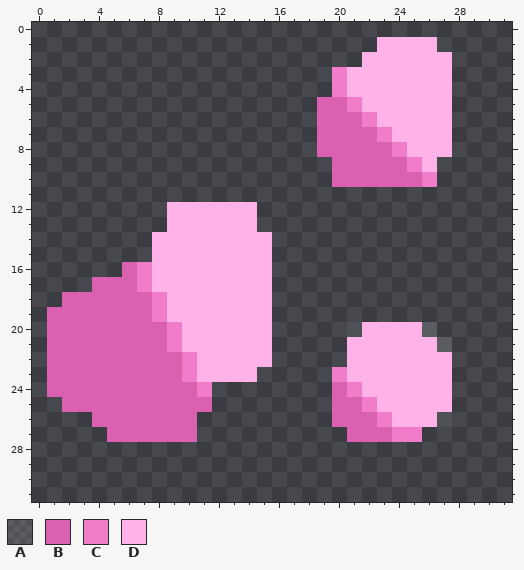
One commit to this pixel-art sprite: sprites/blocks/environment/raw-thaumium1.png. The first picture shows the starting point.
The file is 32x32 pixels.
Palette (. is transparent): A #ffffff1c  B #da60b2  C #f07cca  D #ffb2e8
Pixels before, first column x 1:
 1 ......................DDDD.
 2 .....................DDDDDD
 3 ...................CDDDDDDD
 4 ...................CDDDDDDD
 5 ..................BBCDDDDDD
 6 ..................BBBCDDDDD
 7 ..................BBBBCDDDD
 8 ..................BBBBBCDDD
 9 ...................BBBBBCD.
10 ...................BBBBBBC.
11 ...........................
12 ........DDDDDD.............
13 ........DDDDDD.............
14 .......DDDDDDDD............
15 .......DDDDDDDD............
16 .....BCDDDDDDDD............
17 ...BBBCDDDDDDDD............
18 .BBBBBBCDDDDDDD............
19 BBBBBBBCDDDDDDD............
20 BBBBBBBBCDDDDDD.....ADDDDA.
21 BBBBBBBBCDDDDDD.....DDDDDDA
22 BBBBBBBBBCDDDDD.....DDDDDDD
23 BBBBBBBBBCDDDD.....CDDDDDDD
24 BBBBBBBBBBC........BCDDDDDD
25 .BBBBBBBBBB........BBCDDDDD
26 ...BBBBBBB.........BBBCDDDA
27 ....BBBBBB..........BBBCC..
The result:
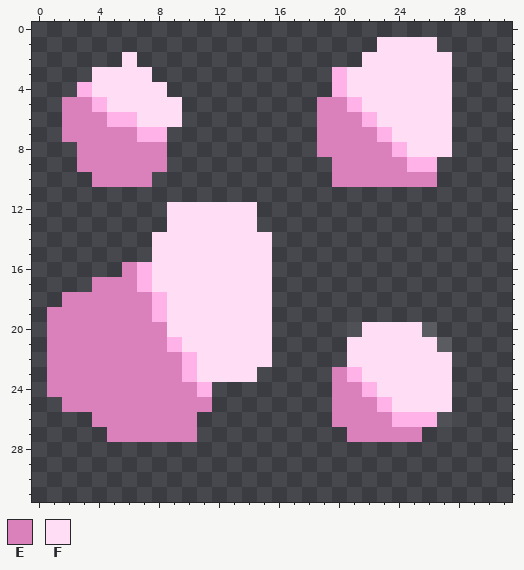
Colours new in this view: E #da81bc  F #ffddf4
Edits made:
Changed rows in their new state; - is an unchanged pixel.
first column x 1:
 1 ----------------------FFFF-
 2 -----F---------------FFFFFF
 3 ---FFFF------------DFFFFFFF
 4 --DFFFFF-----------DFFFFFFF
 5 -EEDFFFFF---------EEDFFFFFF
 6 -EEEDDFFF---------EEEDFFFFF
 7 -EEEEEDD----------EEEEDFFFF
 8 --EEEEEE----------EEEEEDFFF
 9 --EEEEEE-----------EEEEED--
10 ---EEEE------------EEEEEEE-
12 --------FFFFFF-------------
13 --------FFFFFF-------------
14 -------FFFFFFFF------------
15 -------FFFFFFFF------------
16 -----EDFFFFFFFF------------
17 ---EEEDFFFFFFFF------------
18 -EEEEEEDFFFFFFF------------
19 EEEEEEEDFFFFFFF------------
20 EEEEEEEEFFFFFFF------FFFF--
21 EEEEEEEEDFFFFFF-----FFFFFF-
22 EEEEEEEEEDFFFFF-----FFFFFFF
23 EEEEEEEEEDFFFF-----E-FFFFFF
24 EEEEEEEEEED--------EE-FFFFF
25 -EEEEEEEEEE--------EEE-FFFF
26 ---EEEEEEE---------EEEE----
27 ----EEEEEE----------EEEEE--
Where, in picture pixels (left, top, right, bottom), the same in both pictures:
changed: (47, 37, 452, 442)
